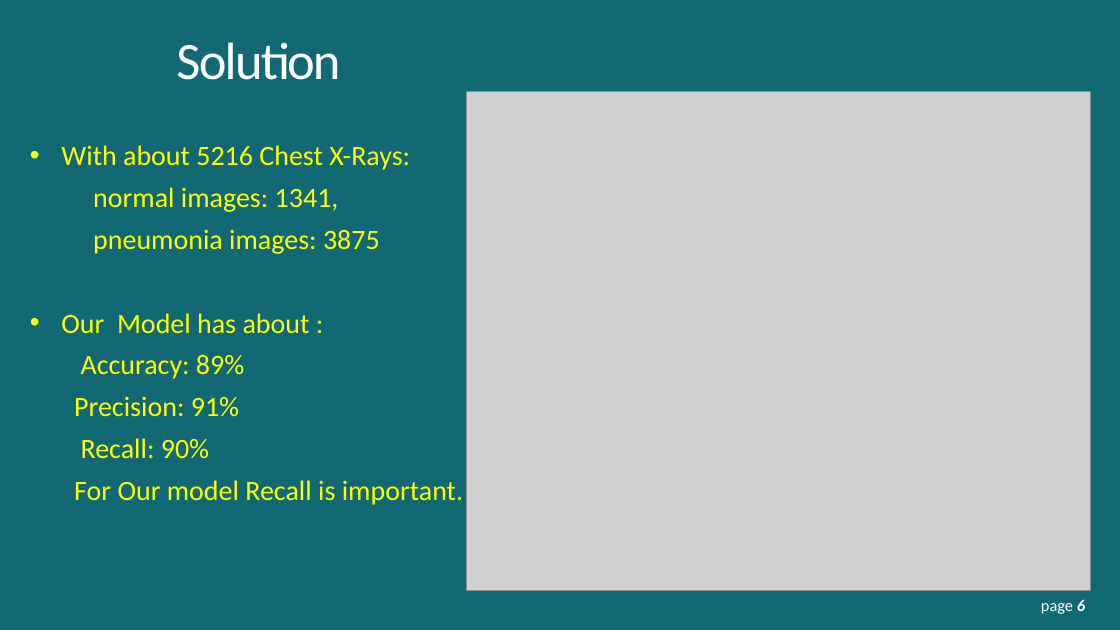
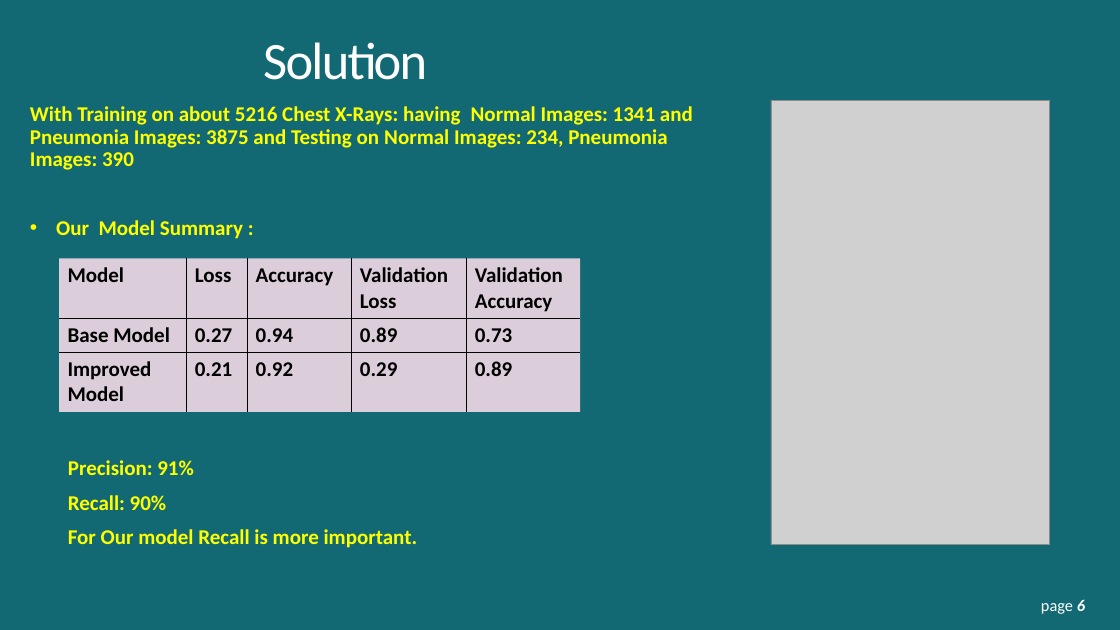
Before and after one commit to GitHub-ccd/pneumonia_detection_CNN_MOD_4, a slide deck: slide 6 of ppt/Pneumonia_detection.pptx. Drawn at 1120x630 pixels with LibreOffice and Linux fonts; fonts in the diff are those of the drawing; grey boxes stand for pictures. Boxes give left, top, right and bottom in pixels: in the first picture for what was removed or moved away, otherwise in the second. Text is boxed around its words. In the diff, an @@ line names an element or a change of style, - is before the commit and + after.

```diff
--- a/ppt/Pneumonia_detection.pptx
+++ b/ppt/Pneumonia_detection.pptx
@@ title "Solution": place and size @@
-title "Solution" at <box>176,42,340,80</box>
+title "Solution" at <box>263,42,427,80</box>
@@ subtitle at <box>30,106,693,239</box>: text changed; size 24 to 18 pt; bold on @@
-• With about 5216 Chest X-Rays:
-normal images: 1341,
-pneumonia images: 3875
-• Our Model has about :
-Accuracy: 89%
+With Training on about 5216 Chest X-Rays: having Normal Images: 1341 and Pneumonia Images: 3875 and Testing on Normal Images: 234, Pneumonia Images: 390
+• Our Model Summary :
@@ subtitle "With Training on about 5216 ...": place and size @@
-subtitle "With Training on about 5216 ..." at <box>61,145,463,505</box>
+subtitle "With Training on about 5216 ..." at <box>30,106,693,548</box>
@@ picture removed at <box>466,92,1090,592</box> @@
@@ picture added at <box>771,100,1050,544</box> @@
@@ table added at <box>59,259,580,411</box>, 3 rows, 5 columns @@
+Model | Loss | Accuracy | Validation Loss | Validation Accuracy
+Base Model | 0.27 | 0.94 | 0.89 | 0.73
+Improved Model | 0.21 | 0.92 | 0.29 | 0.89
@@ subtitle at <box>68,460,194,510</box>: size 24 to 18 pt, bold on in "Precision: 91%", "Recall: 90%" @@
@@ subtitle at <box>68,529,418,548</box>: text changed; size 24 to 18 pt; bold on @@
-For Our model Recall is important.
+For Our model Recall is more important.
```
Also in this commit, not shown: 8 other slides changed, 2 other files.
